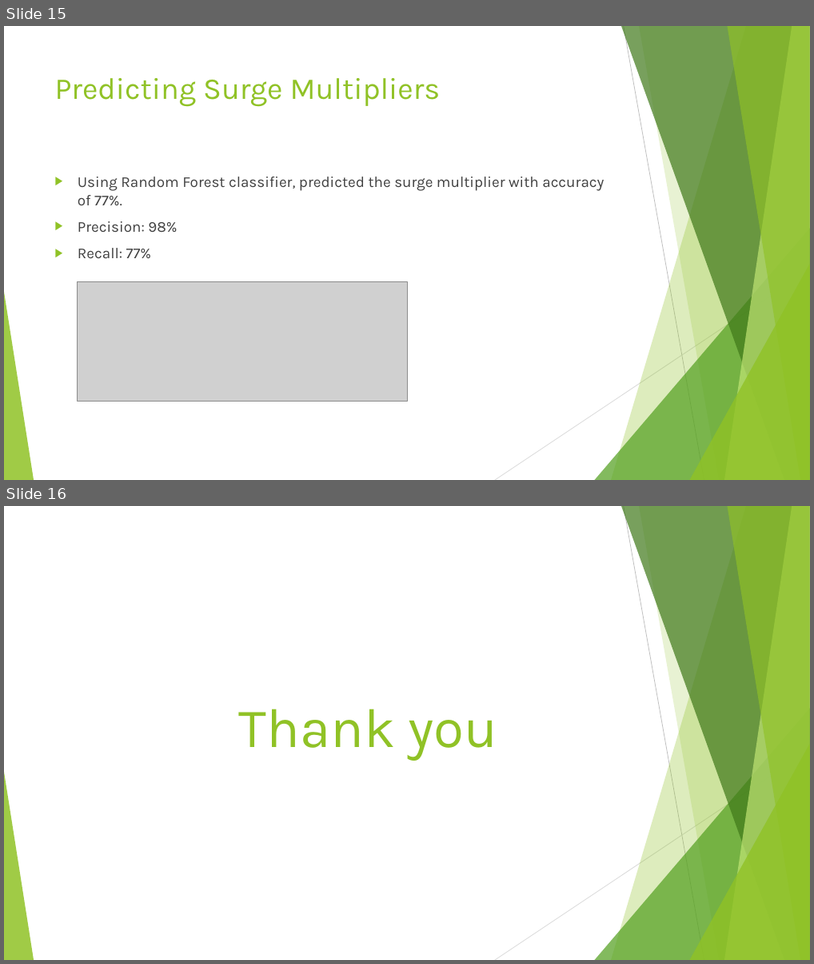
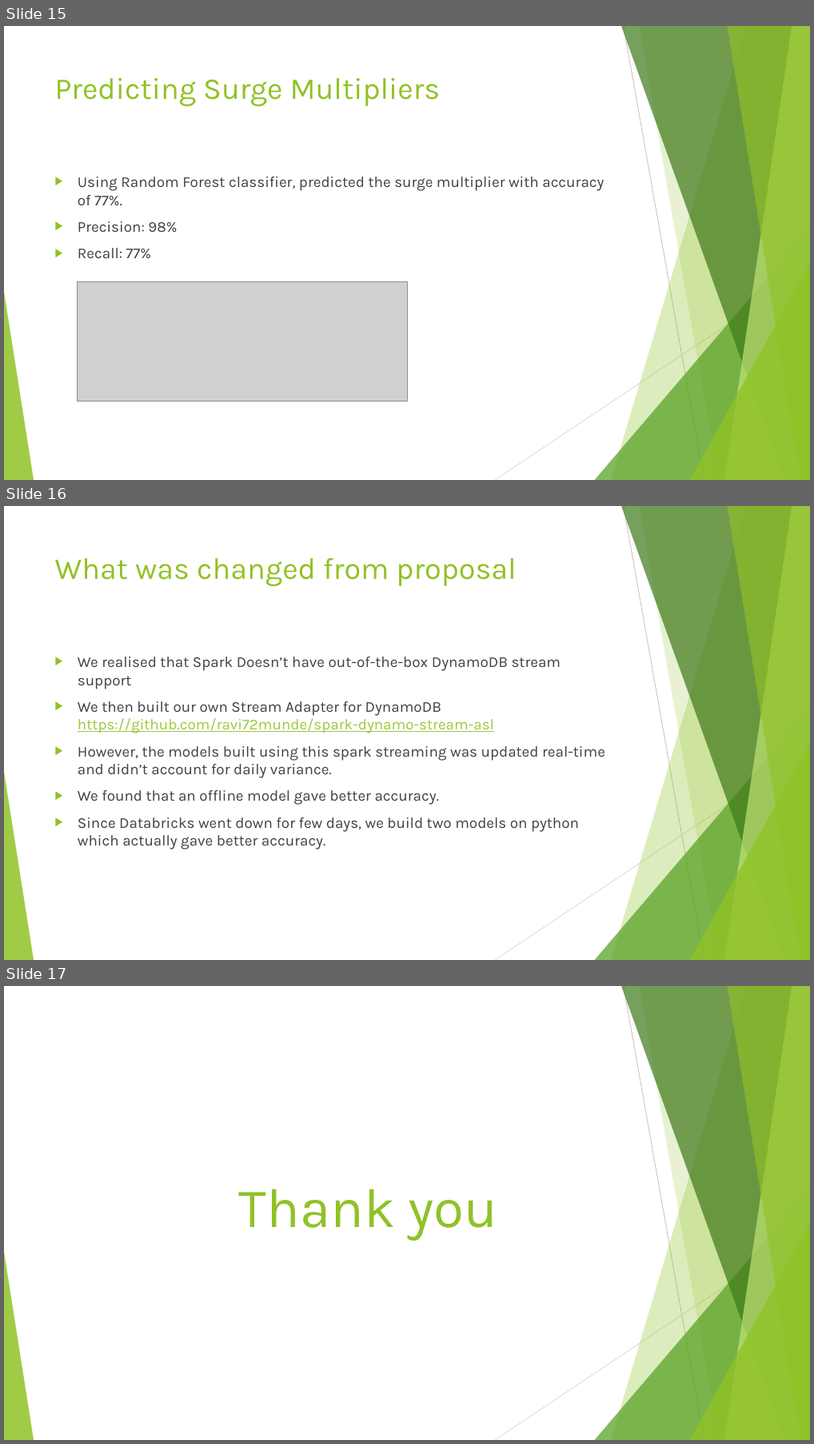
Before and after one commit to ravi72munde/scala-spark-cab-rides-predictions, a slide deck: Predictive Modelling For Cab Rides.pptx. Shown one above the other, each under a label of ours: slides 15 and 16 before the commit, slides 15, 16 and 17 after it. The pictures are 814x964 and 814x1444 pixels, drawn with LibreOffice and Linux fonts; fonts in the diff are those of the drawing; grey boxes stand for pictures. Boxes give left, top, right and bottom in pixels: in the first picture for what was removed or moved away, otherwise in the second. Text is boxed around its words. In the diff, an @@ line names an element or a change of style, - is before the commit and + after.

```diff
--- a/Predictive Modelling For Cab Rides.pptx
+++ b/Predictive Modelling For Cab Rides.pptx
@@ slide 16 added at [4, 506, 810, 960], background #FFFFFF; not listed: 10 template elements that a slide beside it also shows @@
@@ title added at [55, 558, 516, 587], 36 pt, text #90C226 @@
+What was changed from proposal
@@ text added at [78, 656, 606, 849], 18 pt, text #404040 @@
+▶ We realised that Spark Doesn’t have out-of-the-box DynamoDB stream support
+▶ We then built our own Stream Adapter for DynamoDB https://github.com/ravi72munde/spark-dynamo-stream-asl
+▶ However, the models built using this spark streaming was updated real-time and didn’t account for daily variance.
+▶ We found that an offline model gave better accuracy.
+▶ Since Databricks went down for few days, we build two models on python which actually gave better accuracy.
@@ what was slide 16 is now slide 17 @@
```
Also in this commit, not shown: 2 other files.
